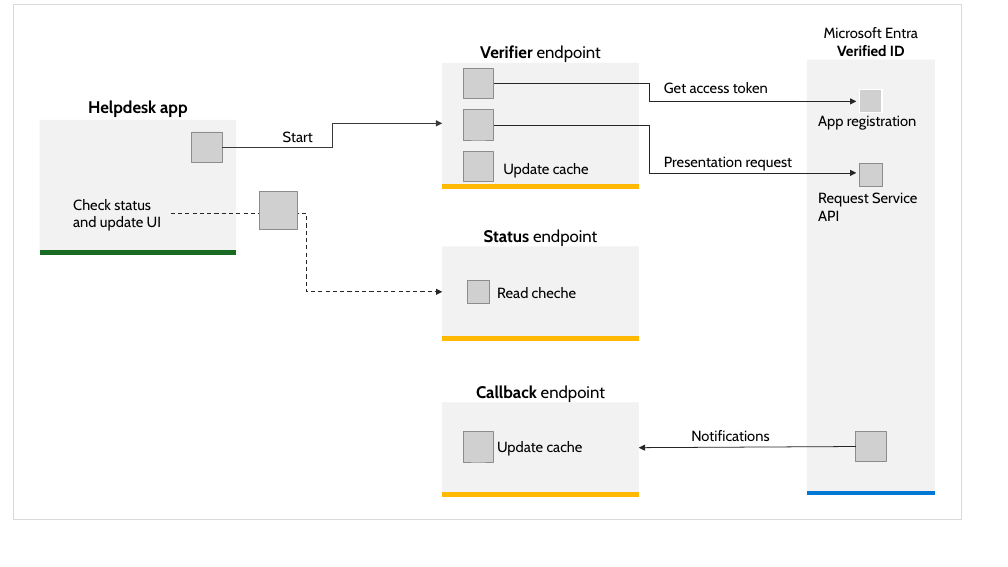
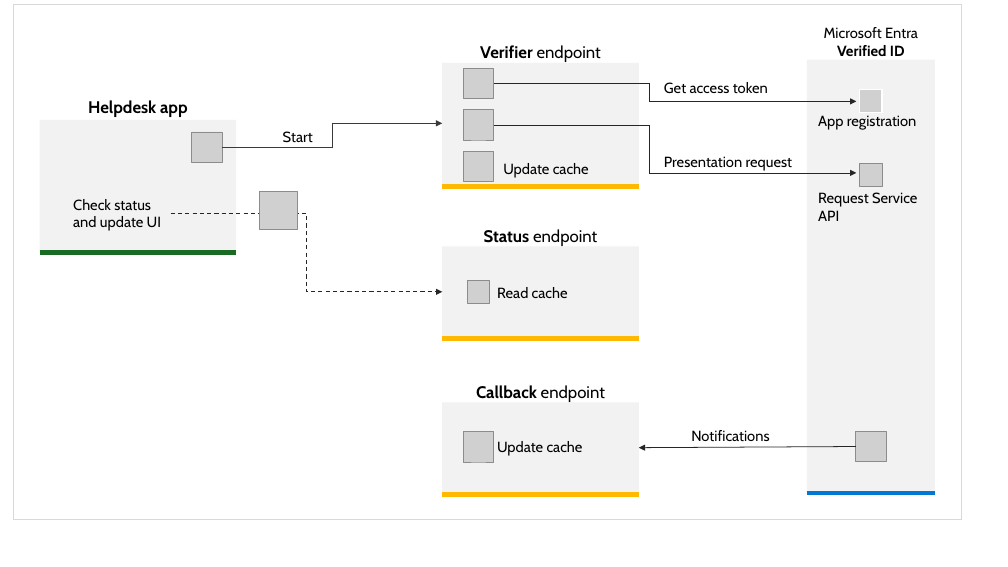
Before and after one commit to yoelhor/vid-logic-app, a slide deck: slide 1 of help/Presentation.pptx. Drawn at 1008x567 pixels with LibreOffice and Linux fonts; fonts in the diff are those of the drawing; grey boxes stand for pictures. Boxes give left, top, right and bottom in pixels: in the first picture for what was removed or moved away, otherwise in the second. Text is boxed around its words. In the diff, an @@ line names an element or a change of style, - is before the commit and + after.

```diff
--- a/help/Presentation.pptx
+++ b/help/Presentation.pptx
@@ text at [497,287,568,298]: text changed @@
-Read cheche
+Read cache
```
Also in this commit, not shown: 1 other file.
